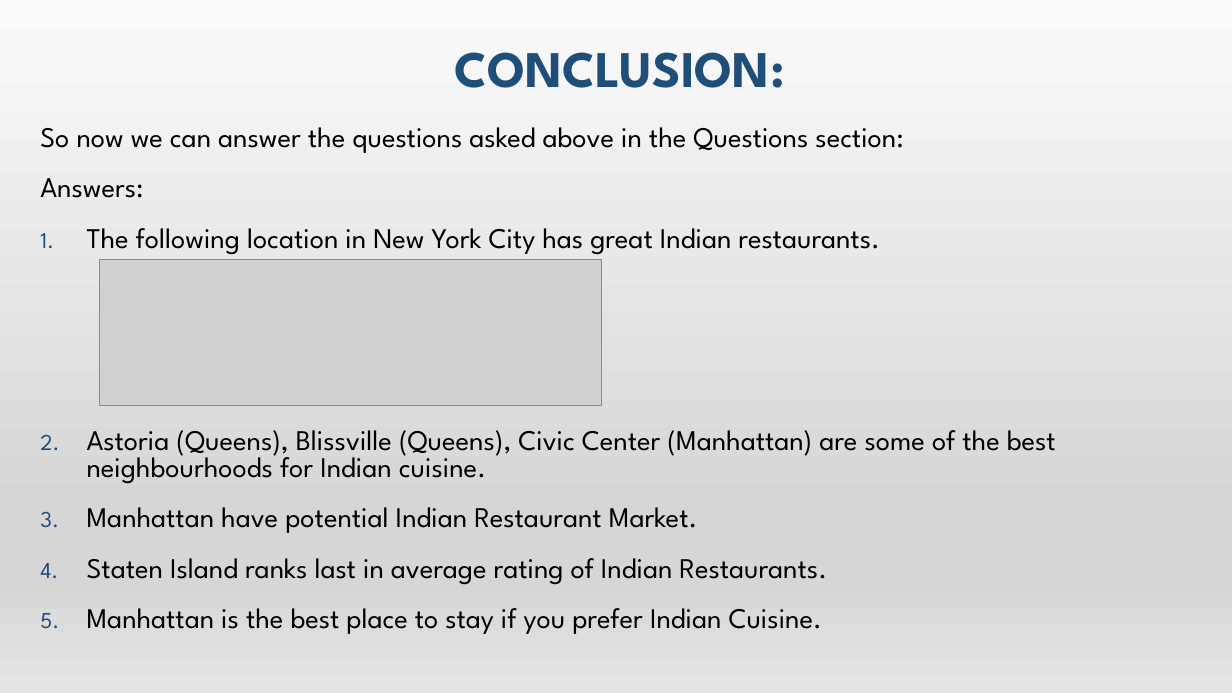
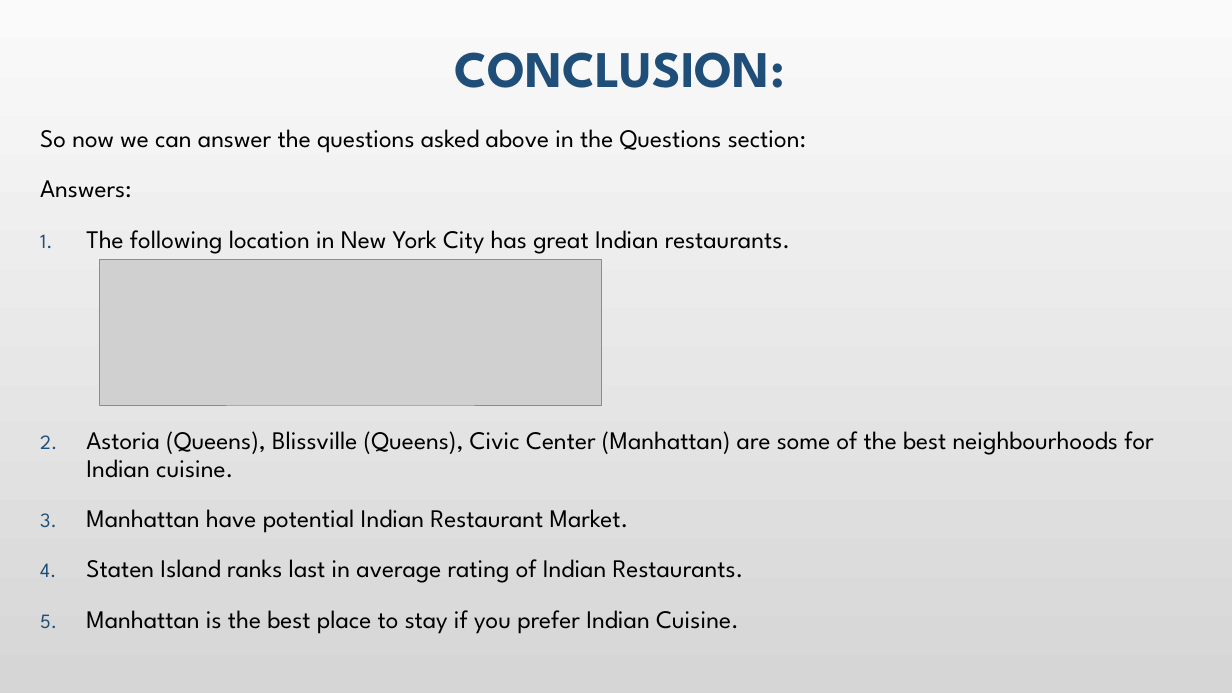
Before and after one commit to mmousa4/Coursera-Capstone, a slide deck: slide 6 of Week 5/Presentation - The Battle of Neighbourhoods.pptx. Drawn at 1232x693 pixels with LibreOffice and Linux fonts; fonts in the diff are those of the drawing; grey boxes stand for pictures. Boxes give left, top, right and bottom in pixels: in the first picture for what was removed or moved away, otherwise in the second. Text is boxed around its words. In the diff, an @@ line names an element or a change of style, - is before the commit and + after.

```diff
--- a/Week 5/Presentation - The Battle of Neighbourhoods.pptx
+++ b/Week 5/Presentation - The Battle of Neighbourhoods.pptx
@@ background gradient #F2F2F2 to #E7E6E6 to #FFFFFF to #D0CECE to gradient #F2F2F2 to #D0CECE @@
@@ rectangle at (0, 0, 1232, 693): fill gradient #FAFAFA to #D7D7D7 to #E4E4E4 to gradient #FAFAFA to #D6D6D6; shadow on @@
@@ text "So now we can answer ..." at (40, 129, 1154, 634): size 22.2 to 19.7 pt; line spacing 0.8 to 0.9 @@
```
Also in this commit, not shown: 5 other slides changed, 1 other file.
